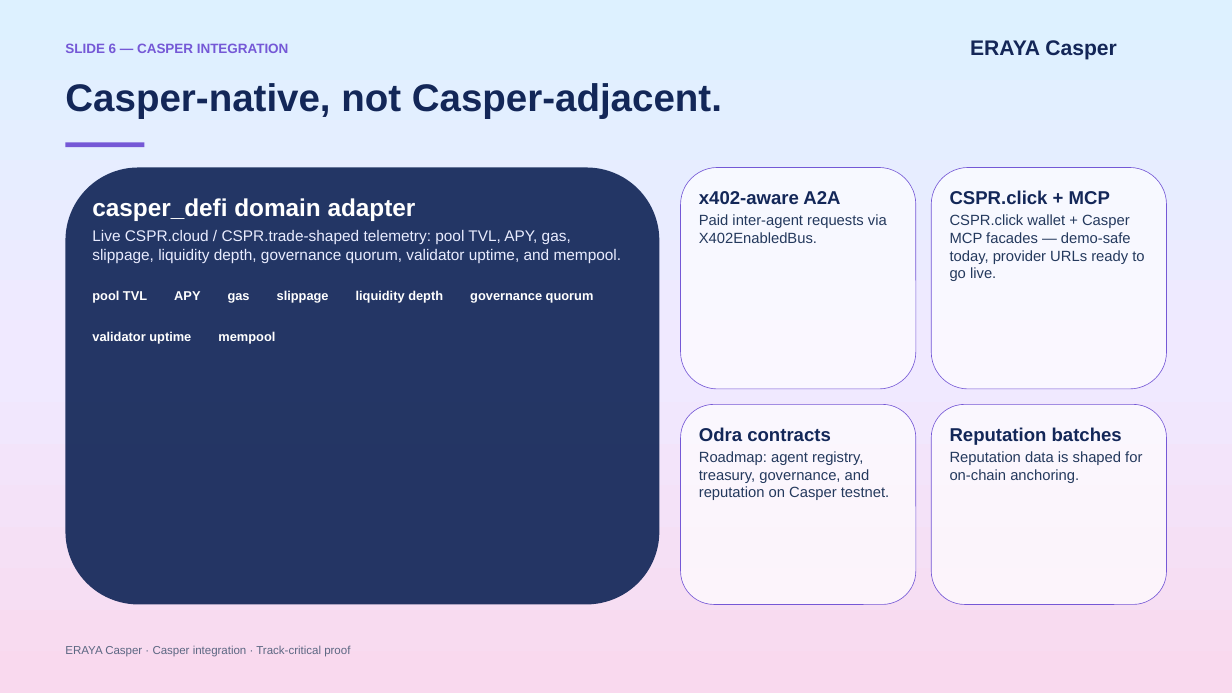
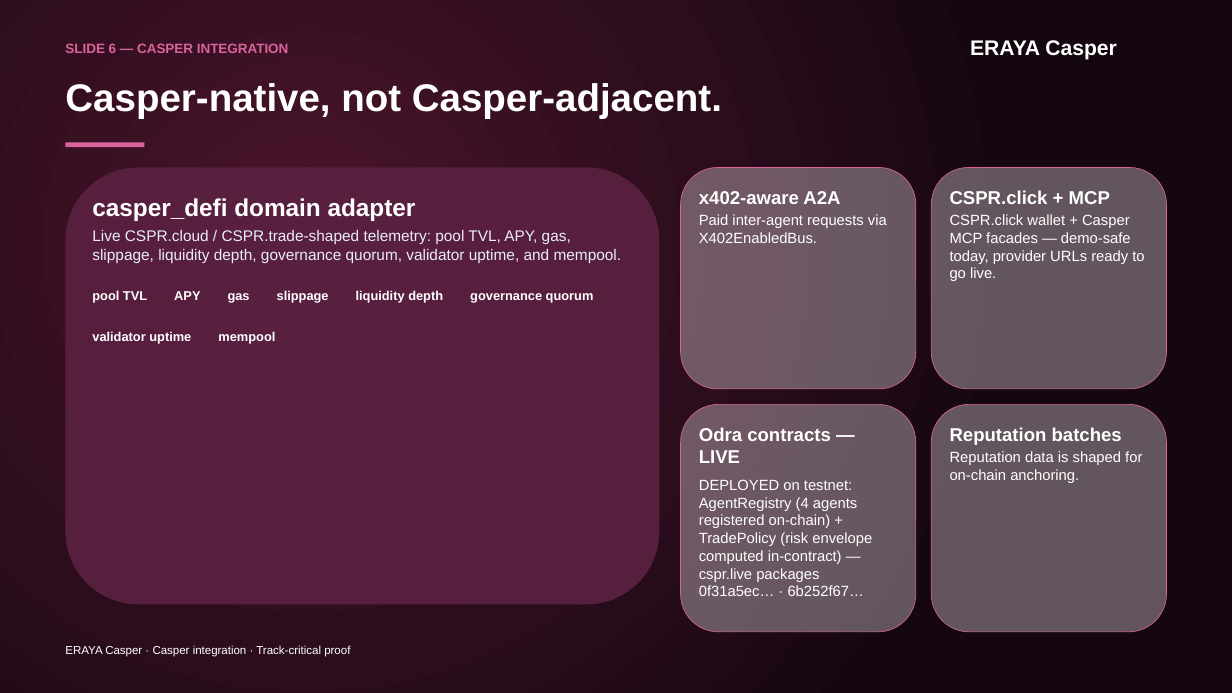
Before and after one commit to martian3062/eraya_microsoft, a slide deck: slide 6 of eraya.pptx. Drawn at 1232x693 pixels with LibreOffice and Linux fonts; fonts in the diff are those of the drawing. Boxes give left, top, right and bottom in pixels: in the first picture for what was removed or moved away, otherwise in the second. Text is boxed around its words. In the diff, an @@ line names an element or a change of style, - is before the commit and + after.

```diff
--- a/eraya.pptx
+++ b/eraya.pptx
@@ background gradient #DDF1FF to #F0E9FF to #F9D9EE to gradient #4A142B to #2B0D1C to #150710 @@
@@ text "SLIDE 6 — CASPER INTEGRATION" at box(65, 43, 289, 53): text colour #7558D6 to #D9649B @@
@@ text "ERAYA Casper" at box(970, 40, 1117, 60): text colour #142657 to #FFFFFF @@
@@ rectangle at box(65, 142, 144, 147): fill #7558D6 to #D9649B @@
@@ rounded rectangle at box(65, 168, 659, 604): fill #132758 at 92% opacity to #5A2140 at 92% opacity @@
@@ rounded rectangle: place and size @@
-rounded rectangle at box(681, 404, 916, 604)
+rounded rectangle at box(681, 404, 916, 631)
@@ fill #FFFFFF at 67% opacity to #D8CCD3 at 40% opacity; outline #7558D6 0.75 pt to #D9649B 0.75 pt in 4 elements at box(681, 168, 916, 389), box(931, 168, 1167, 389), box(681, 404, 916, 631), box(931, 404, 1167, 631) @@
@@ rounded rectangle: place and size @@
-rounded rectangle at box(931, 404, 1167, 604)
+rounded rectangle at box(931, 404, 1167, 631)
@@ text at box(699, 427, 831, 463): text changed; text colour #132758 to #FFFFFF @@
-Odra contracts
+Odra contracts — LIVE
@@ text colour #132758 to #FFFFFF in 4 elements at box(65, 83, 722, 119), box(699, 191, 840, 204), box(950, 190, 1110, 204), box(950, 427, 1122, 445) @@
@@ text colour #24395D to #FFFFFF in 3 elements at box(699, 214, 887, 243), box(950, 214, 1144, 281), box(950, 451, 1142, 483) @@
@@ text at box(699, 479, 872, 596): text changed; text colour #24395D to #FFFFFF @@
-Roadmap: agent registry, treasury, governance, and reputation on Casper testnet.
+DEPLOYED on testnet: AgentRegistry (4 agents registered on-chain) + TradePolicy (risk envelope computed in-contract) — cspr.live packages 0f31a5ec… · 6b252f67…
@@ text "ERAYA Casper · Casper integration ..." at box(65, 645, 350, 657): text colour #5C6782 to #FFFFFF @@
```
Also in this commit, not shown: 11 other slides changed, 1 slide added, 1 slide removed, 28 other files.
